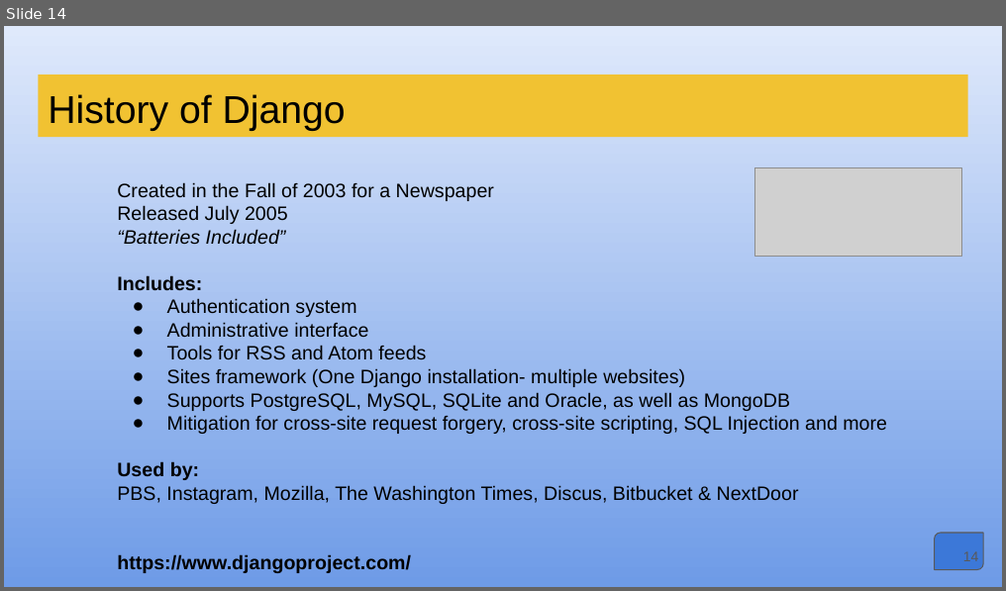
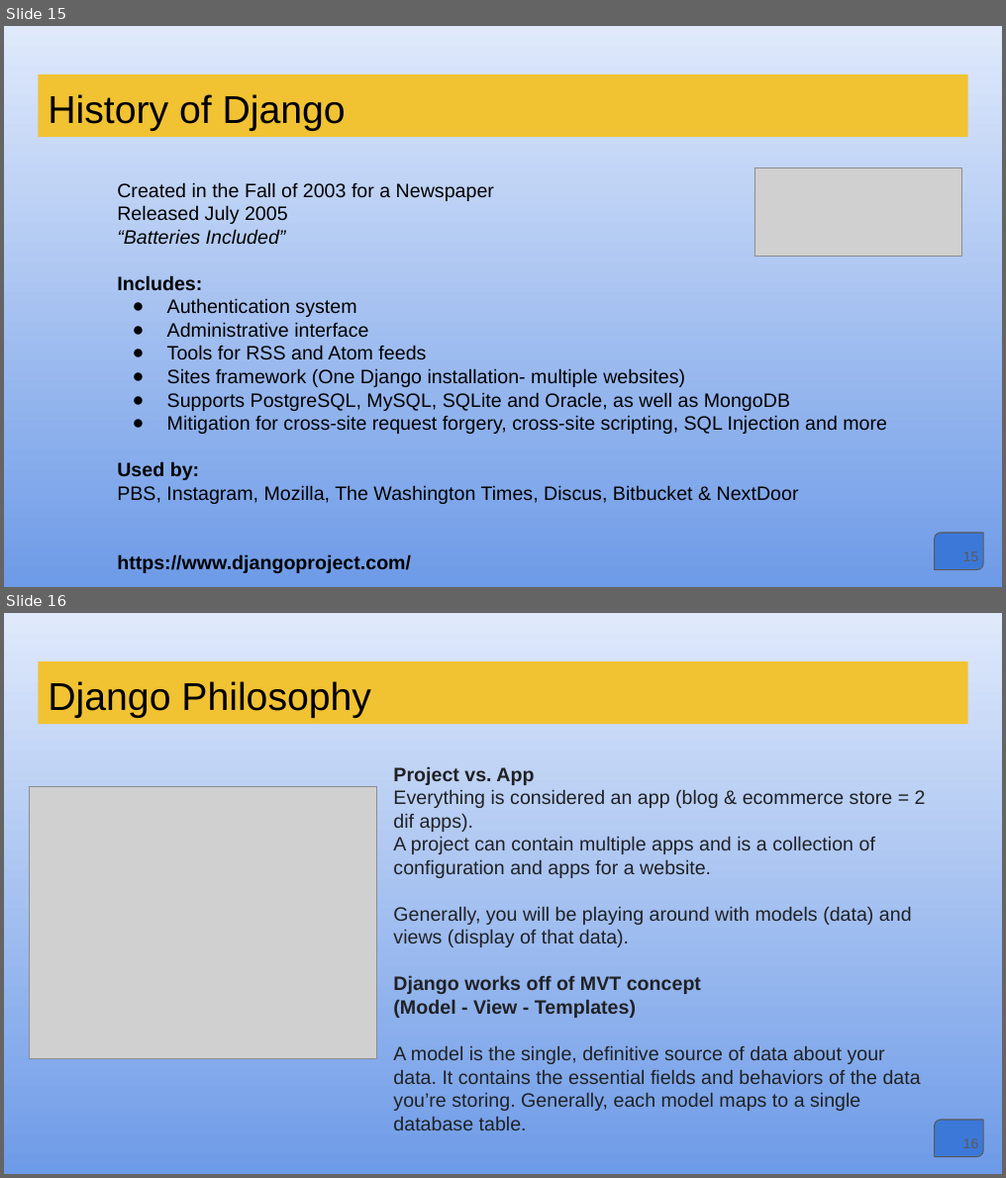
Before and after one commit to bkvspeaks/pythonWebProg, a slide deck: presentation/Python_Web_Programming.pptx. Shown one above the other, each under a label of ours: slide 14 before the commit, slides 15 and 16 after it. The pictures are 1006x591 and 1006x1178 pixels, drawn with LibreOffice and Linux fonts; fonts in the diff are those of the drawing; grey boxes stand for pictures. Boxes give left, top, right and bottom in pixels: in the first picture for what was removed or moved away, otherwise in the second. Text is boxed around its words. In the diff, an @@ line names an element or a change of style, - is before the commit and + after.

Commit message:
Tighten up presentation. Run through Django tutorial.

```diff
--- a/presentation/Python_Web_Programming.pptx
+++ b/presentation/Python_Web_Programming.pptx
@@ slide 16 added at [4,613,1002,1174], background gradient #DFE9FB to #6E9BE7 @@
@@ title added at [38,662,968,725], fill #F1C232, 28 pt, text #000000 @@
+Django Philosophy
@@ picture added at [30,786,377,1059] @@
@@ text added at [393,766,926,1131], 14 pt, text #202124 @@
+Project vs. App
+Everything is considered an app (blog & ecommerce store = 2 dif apps).
+A project can contain multiple apps and is a collection of configuration and apps for a website.
+Generally, you will be playing around with models (data) and views (display of that data).
+Django works off of MVT concept
+(Model - View - Templates)
+A model is the single, definitive source of data about your data. It contains the essential fields and behaviors of the data you’re storing. Generally, each model maps to a single database table.
@@ round diag rect added at [934,1120,983,1157], fill #3C78D8, outline #595959 0.75 pt @@
@@ page number added at [963,1139,979,1149], 10 pt, text #595959 @@
+16
@@ what was slide 14 is now slide 15 @@
@@ page number at [963,552,979,562]: text changed @@
-14
+15
```
Also in this commit, not shown: 8 slides changed, 7 other slides added, 38 other files.
